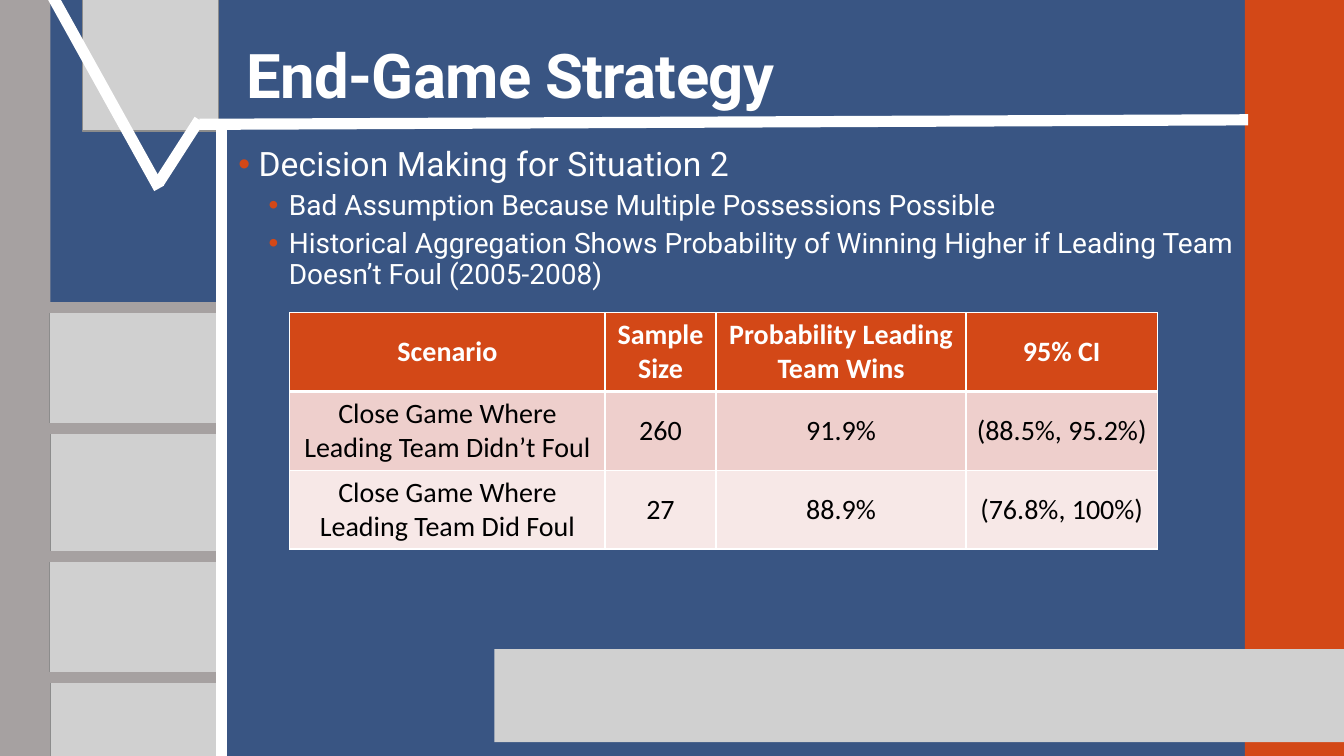
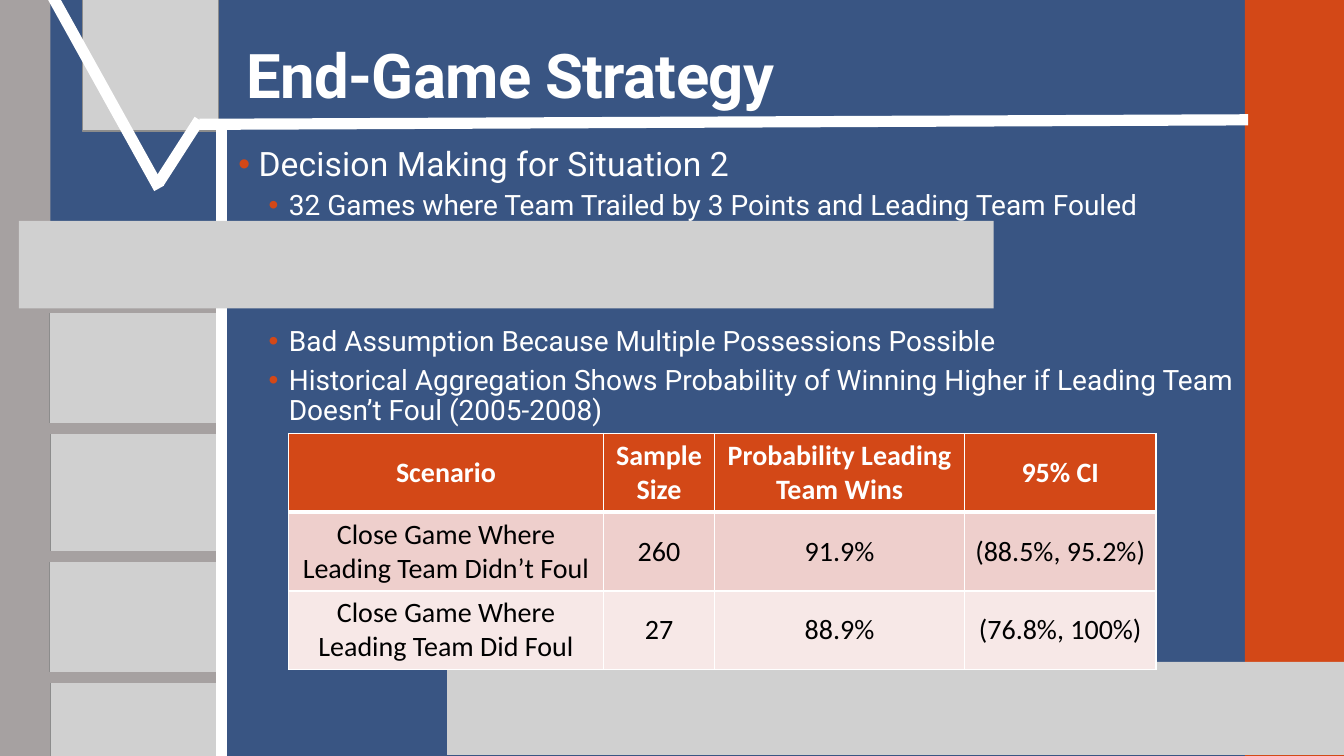
Before and after one commit to SuperMarioGiacomazzo/STOR538_WEBSITE, a slide deck: slide 8 of Slides/Basketball 6/Basketball_6_Lecture.pptx. Drawn at 1344x756 pixels with LibreOffice and Linux fonts; fonts in the diff are those of the drawing; grey boxes stand for pictures. Boxes give left, top, right and bottom in pixels: in the first picture for what was removed or moved away, otherwise in the second. Text is boxed around its words. In the diff, an @@ line names an element or a change of style, - is before the commit and + after.

```diff
--- a/Slides/Basketball 6/Basketball_6_Lecture.pptx
+++ b/Slides/Basketball 6/Basketball_6_Lecture.pptx
@@ text at <box>289,194,1137,222</box>: paragraph added @@
+  • 32 Games where Team Trailed by 3 Points and Leading Team Fouled
@@ picture added at <box>19,221,994,309</box> @@
@@ table: place and size @@
-table at <box>290,313,1158,545</box>
+table at <box>288,434,1156,665</box>
@@ picture: place and size @@
-picture at <box>494,649,1344,742</box>
+picture at <box>448,662,1344,755</box>
```
Also in this commit, not shown: 2 other slides changed, 1 other file.
